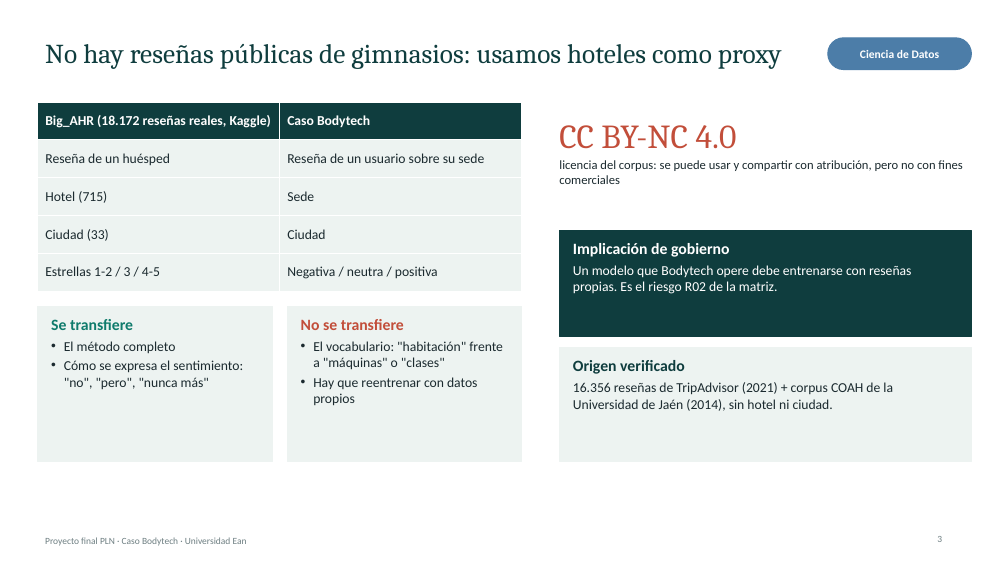
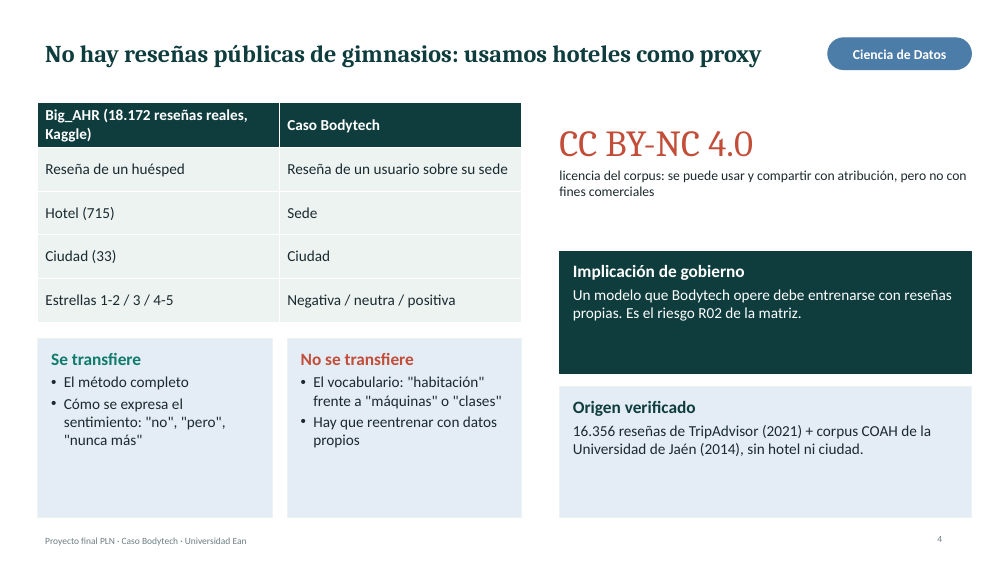
Before and after one commit to josephsbatista/proyecto-pln-bodytech, a slide deck: slide 4 of entregables/Presentacion_Final.pptx (slide 3 before the commit). Drawn at 1008x567 pixels with LibreOffice and Linux fonts; fonts in the diff are those of the drawing. Boxes give left, top, right and bottom in pixels: in the first picture for what was removed or moved away, otherwise in the second. Text is boxed around its words. In the diff, an @@ line names an element or a change of style, - is before the commit and + after.

```diff
--- a/entregables/Presentacion_Final.pptx
+++ b/entregables/Presentacion_Final.pptx
@@ title "No hay reseñas públicas de ..." at [45,45,762,67]: size 26 to 23 pt, bold on @@
@@ text "Ciencia de Datos" at [853,49,947,59]: size 11 to 13 pt @@
@@ table at [38,103,522,312] @@
@@ size 13 to 14.5 pt @@
@@ text "CC BY-NC 4.0" at [559,131,753,157]: size 32 to 35 pt @@
@@ text "licencia del corpus: se puede ...": place and size @@
-text "licencia del corpus: se puede ..." at [559,160,962,184]
+text "licencia del corpus: se puede ..." at [559,170,967,196]
@@ text "licencia del corpus: se puede ..." at [559,170,967,196]: size 12 to 13 pt @@
@@ rectangle: place and size @@
-rectangle at [560,231,972,337]
+rectangle at [560,251,972,374]
@@ text "Implicación de gobierno": place and size @@
-text "Implicación de gobierno" at [573,243,911,294]
+text "Implicación de gobierno" at [573,265,952,321]
@@ text "Implicación de gobierno" at [573,265,952,321]: size 15 to 16.5 pt in "Implicación de gobierno"; size 13 to 14.5 pt in "Un modelo que Bodytech opere debe entrenarse ..." @@
@@ rectangle: place and size @@
-rectangle at [38,306,272,461]
+rectangle at [38,339,272,518]
@@ text "Se transfiere": place and size @@
-text "Se transfiere" at [51,319,243,389]
+text "Se transfiere" at [51,353,226,445]
@@ text "Se transfiere" at [51,353,226,445]: size 15 to 16.5 pt in "Se transfiere"; size 13 to 14.5 pt in "El método completo", "Cómo se expresa el sentimiento: "no", "pero", ..." @@
@@ rectangle: place and size @@
-rectangle at [287,306,522,461]
+rectangle at [287,339,522,518]
@@ text "No se transfiere": place and size @@
-text "No se transfiere" at [301,319,503,406]
+text "No se transfiere" at [301,353,502,448]
@@ text "No se transfiere" at [301,353,502,448]: size 15 to 16.5 pt in "No se transfiere"; size 13 to 14.5 pt in "El vocabulario: "habitación" frente a "máquinas" o ...", "Hay que reentrenar con datos propios" @@
@@ fill #EDF3F1 to #E4EDF6 in 3 elements at [38,339,272,518], [287,339,522,518], [560,387,972,518] @@
@@ rectangle: place and size @@
-rectangle at [560,348,972,461]
+rectangle at [560,387,972,518]
@@ text "Origen verificado": place and size @@
-text "Origen verificado" at [573,360,893,411]
+text "Origen verificado" at [573,401,931,456]
@@ text "Origen verificado" at [573,401,931,456]: size 15 to 16.5 pt in "Origen verificado"; size 13 to 14.5 pt in "16.356 reseñas de TripAdvisor (2021) + corpus ..." @@
@@ page number at [937,536,942,542]: text changed @@
-3
+4
```
Also in this commit, not shown: 15 other slides changed, 1 slide added, 6 other files.
